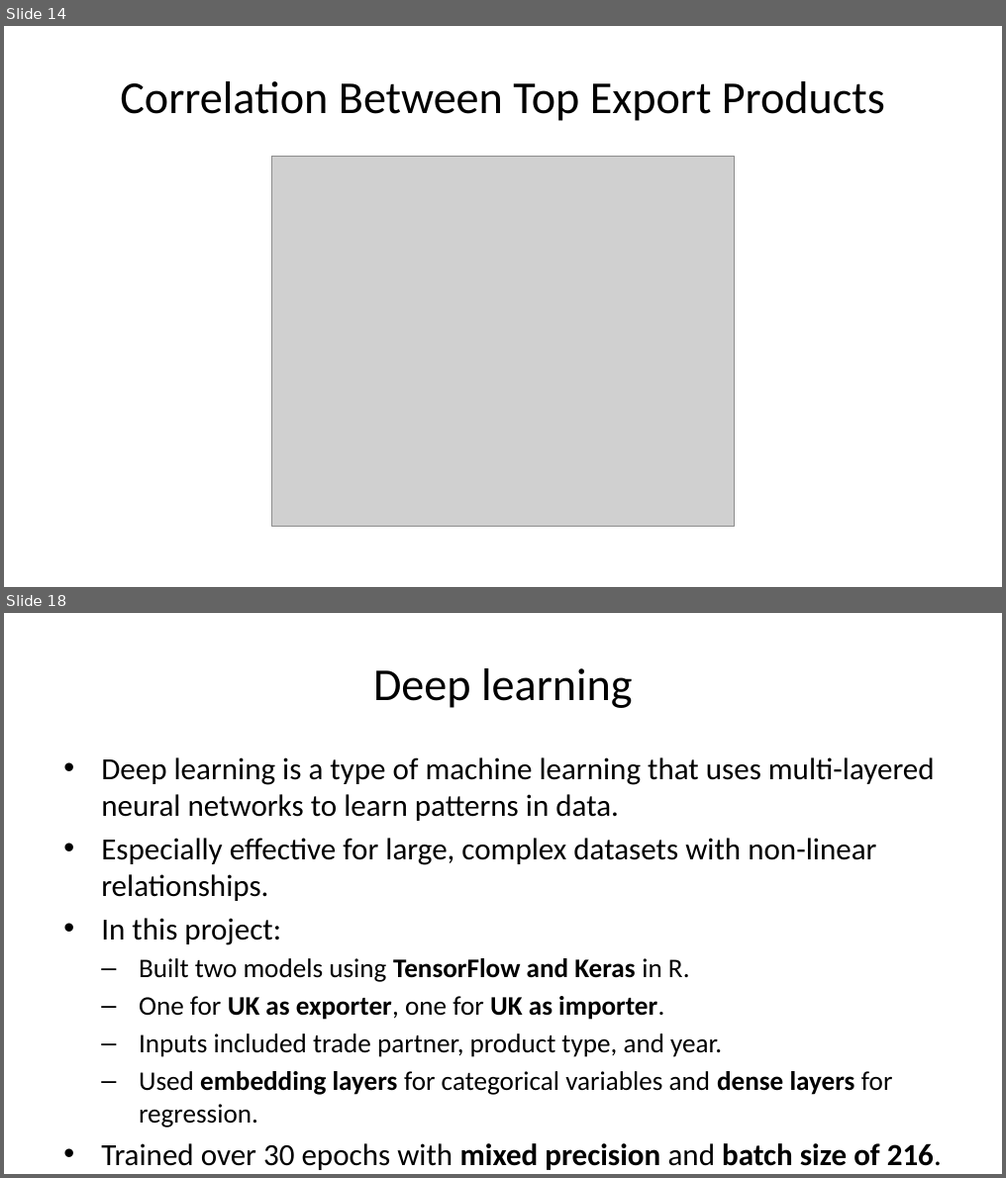
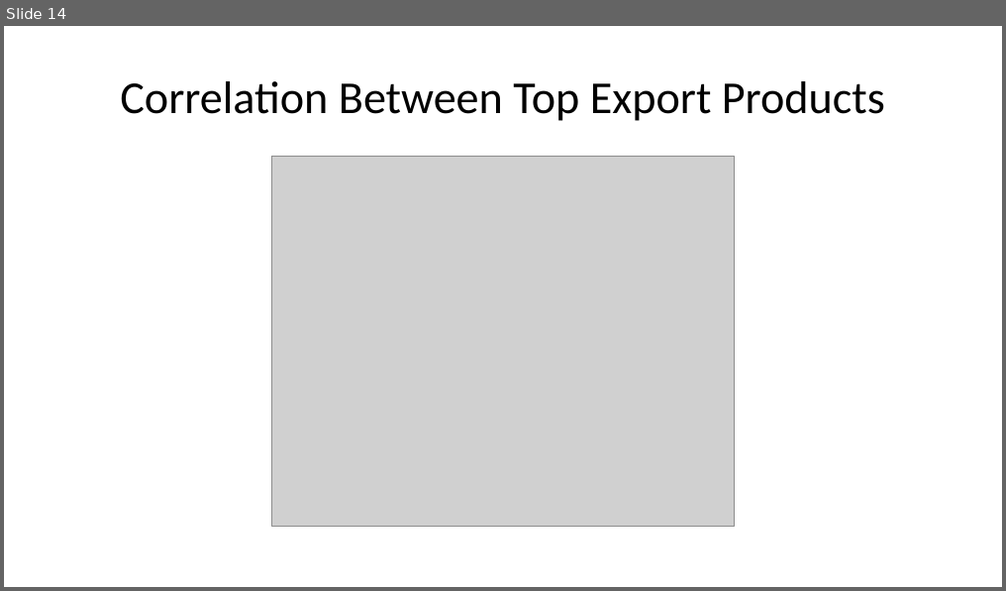
Before and after one commit to maxaus2002/ASSESSMENT-2-for-MAST7220, a slide deck: Presentation Report/Powerpoint.pptx. Shown one above the other, each under a label of ours: slides 14 and 18 before the commit, slide 14 after it; the slides between them are not shown. The pictures are 1006x1178 and 1006x591 pixels, drawn with LibreOffice and Linux fonts; fonts in the diff are those of the drawing; grey boxes stand for pictures. Boxes give left, top, right and bottom in pixels: in the first picture for what was removed or moved away, otherwise in the second. Text is boxed around its words. In the diff, an @@ line names an element or a change of style, - is before the commit and + after.

```diff
--- a/Presentation Report/Powerpoint.pptx
+++ b/Presentation Report/Powerpoint.pptx
@@ slide 18 removed at (4, 613, 1002, 1174), background #FFFFFF @@
@@ title removed at (373, 668, 633, 708) @@
-Deep learning
@@ text removed at (101, 758, 942, 1170) @@
-• Deep learning is a type of machine learning that uses multi-layered neural networks to learn patterns in data.
-• Especially effective for large, complex datasets with non-linear relationships.
-• In this project:
-  – Built two models using TensorFlow and Keras in R.
-  – One for UK as exporter, one for UK as importer.
-  – Inputs included trade partner, product type, and year.
-  – Used embedding layers for categorical variables and dense layers for regression.
-• Trained over 30 epochs with mixed precision and batch size of 216.
```
Also in this commit, not shown: 7 slides changed, 11 slides added, 10 other slides removed, 1 other file.
